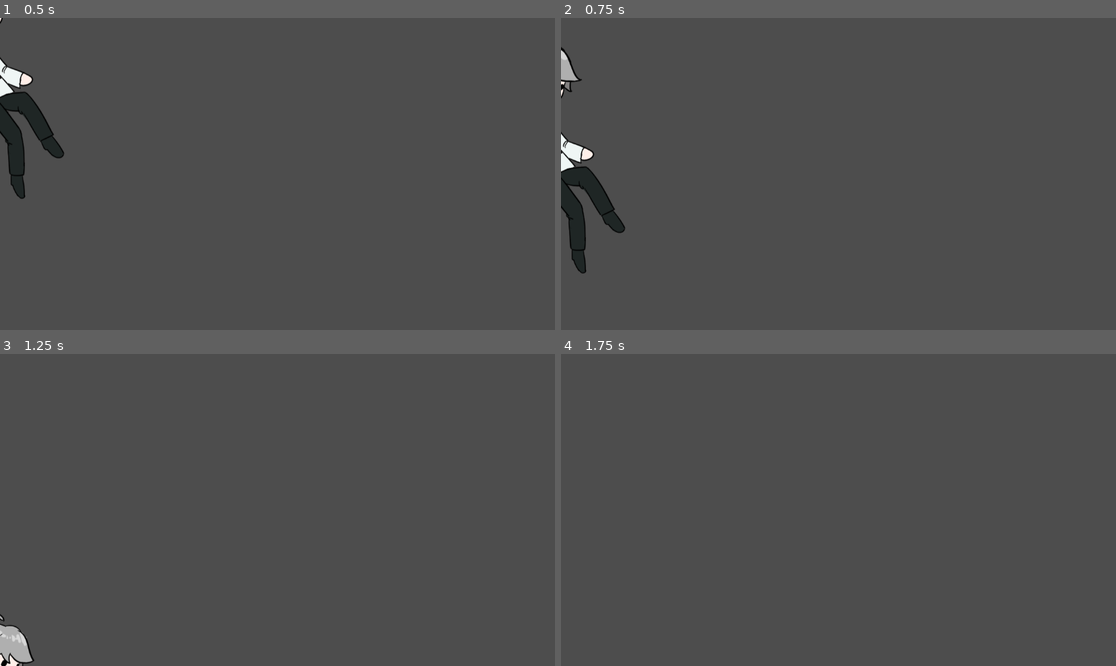
Above: before the commit, frames 1-4 (two rows, left to right).
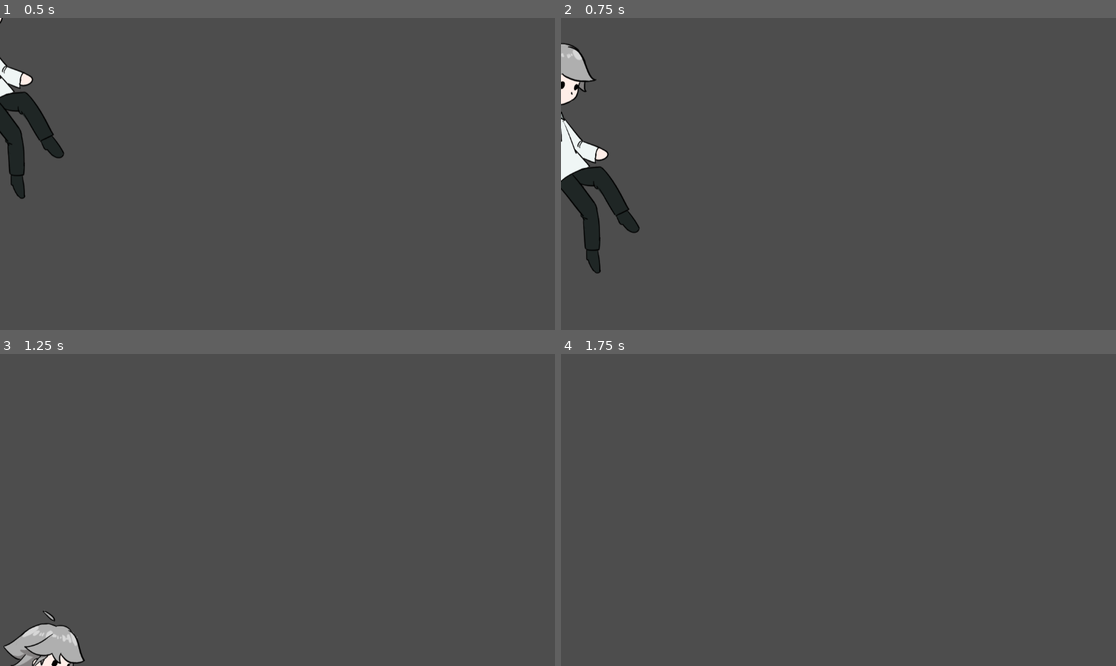
Above: after the commit, the same moments.

Repository: oclando707/Minigame
Game: Godot game, scene res://player.tscn
Two runs of this game, one before a commit and one after it. Both use one fixed random seed, a clock stepped at 60 frames per second and the inputs below. The project has no main scene, so this scene is started directly.
Inputs:
- Up to frame 1 (0.5 s): no input
- Up to frame 2 (0.75 s): hold D (move_right, bound only after the commit) from 0.53 s (still down); tap Space (jump, bound only after the commit) at 0.6 s
- Up to frame 3 (1.25 s): keep holding D (move_right, bound only after the commit); tap Space (jump, bound only after the commit) at 0.77, 1.07 s
- Up to frame 4 (1.75 s): keep holding D (move_right, bound only after the commit); tap Space (jump, bound only after the commit) at 1.35, 1.52 s

Frame 1 is identical in both runs. In frame 2, 3.4% of the frame differs, in the area x 0-15%, y 8-82%; in frame 3, 1.6%; in frame 4, nothing differs.

Commit message:
修复：碰撞盒放大 + project.godot输入映射(按键绑定)

Diff:
--- a/player.tscn
+++ b/player.tscn
@@ -410,7 +410,7 @@
 }]
 
 [sub_resource type="RectangleShape2D" id="RectangleShape2D_xyz12"]
-extents = Vector2(18, 32)
+size = Vector2(48, 128)
 
 [node name="Player" type="CharacterBody2D" unique_id=916301139]
 script = ExtResource("95_qp3rb")
--- a/project.godot
+++ b/project.godot
@@ -18,6 +18,26 @@
 
 3d/physics_engine="Jolt Physics"
 
+[input]
+
+device/enable=true
+move_left={
+"deadzone": 0.5,
+"events": [Object(InputEventKey,"resource_local_to_scene":false,"resource_name":"","device":-1,"window_id":0,"alt_pressed":false,"shift_pressed":false,"ctrl_pressed":false,"meta_pressed":false,"pressed":false,"keycode":65,"physical_keycode":0,"key_label":0,"unicode":0,"location":0,"echo":false),
+Object(InputEventKey,"resource_local_to_scene":false,"resource_name":"","device":-1,"window_id":0,"alt_pressed":false,"shift_pressed":false,"ctrl_pressed":false,"meta_pressed":false,"pressed":false,"keycode":0,"physical_keycode":16777231,"key_label":0,"unicode":0,"location":0,"echo":false)]
+}
+move_right={
+"deadzone": 0.5,
+"events": [Object(InputEventKey,"resource_local_to_scene":false,"resource_name":"","device":-1,"window_id":0,"alt_pressed":false,"shift_pressed":false,"ctrl_pressed":false,"meta_pressed":false,"pressed":false,"keycode":68,"physical_keycode":0,"key_label":0,"unicode":0,"location":0,"echo":false),
+Object(InputEventKey,"resource_local_to_scene":false,"resource_name":"","device":-1,"window_id":0,"alt_pressed":false,"shift_pressed":false,"ctrl_pressed":false,"meta_pressed":false,"pressed":false,"keycode":0,"physical_keycode":16777233,"key_label":0,"unicode":0,"location":0,"echo":false)]
+}
+jump={
+"deadzone": 0.5,
+"events": [Object(InputEventKey,"resource_local_to_scene":false,"resource_name":"","device":-1,"window_id":0,"alt_pressed":false,"shift_pressed":false,"ctrl_pressed":false,"meta_pressed":false,"pressed":false,"keycode":32,"physical_keycode":0,"key_label":0,"unicode":0,"location":0,"echo":false),
+Object(InputEventKey,"resource_local_to_scene":false,"resource_name":"","device":-1,"window_id":0,"alt_pressed":false,"shift_pressed":false,"ctrl_pressed":false,"meta_pressed":false,"pressed":false,"keycode":87,"physical_keycode":0,"key_label":0,"unicode":0,"location":0,"echo":false),
+Object(InputEventKey,"resource_local_to_scene":false,"resource_name":"","device":-1,"window_id":0,"alt_pressed":false,"shift_pressed":false,"ctrl_pressed":false,"meta_pressed":false,"pressed":false,"keycode":0,"physical_keycode":16777235,"key_label":0,"unicode":0,"location":0,"echo":false)]
+}
+
 [rendering]
 
 rendering_device/driver.windows="d3d12"
Not shown: 1 places in player.tscn that only renumber resources
